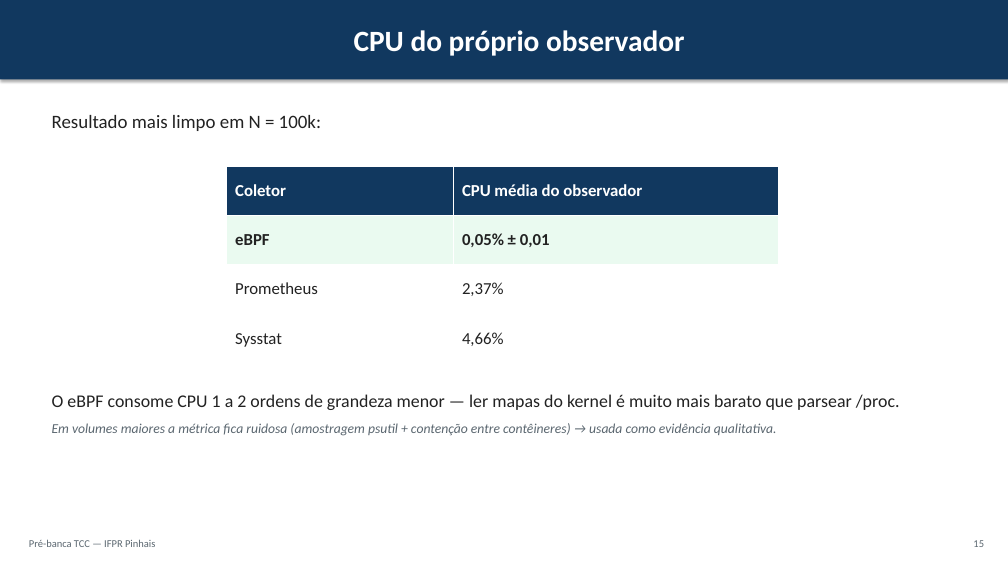
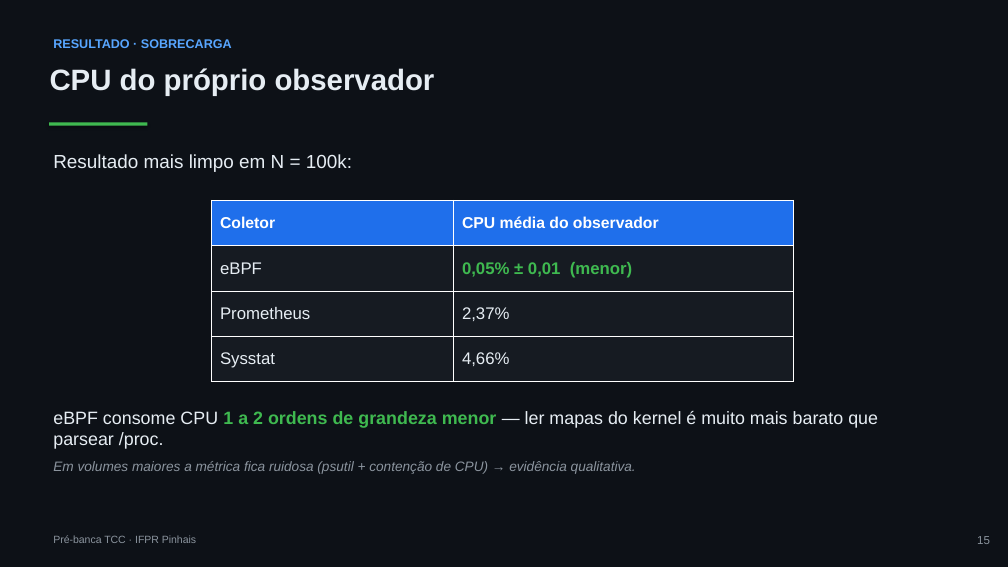
Before and after one commit to joaopedroplinta/vnf-monitoring-benchmark, a slide deck: slide 15 of docs/apresentacao/apresentacao_tcc.pptx. Drawn at 1008x567 pixels with LibreOffice and Linux fonts; fonts in the diff are those of the drawing. Boxes give left, top, right and bottom in pixels: in the first picture for what was removed or moved away, otherwise in the second. Text is boxed around its words. In the diff, an @@ line names an element or a change of style, - is before the commit and + after.

Commit message:
docs: redesenhar slides da pre-banca com tema escuro
Aplica tema escuro tech (fundo grafite, acentos neon verde/azul/laranja)
no gerador PPTX e no HTML reveal.js. Corrige sobreposicoes trocando a
fonte para Arial e ligando auto-ajuste de texto nas caixas. Aperta
fontes e espacamentos no HTML para o conteudo caber sem corte na altura
fixa do slide.

```diff
--- a/docs/apresentacao/apresentacao_tcc.pptx
+++ b/docs/apresentacao/apresentacao_tcc.pptx
@@ background #FFFFFF to #0D1117 @@
@@ text "CPU do próprio observador": place and size @@
-text "CPU do próprio observador" at box(0, 0, 1008, 79)
+text "CPU do próprio observador" at box(50, 68, 435, 96)
@@ text "CPU do próprio observador" at box(50, 68, 435, 96): font Calibri to Arial, text colour #FFFFFF to #E6EDF3; alignment centre to left; more space between paragraphs; vertical alignment middle to top; fill #11385F to none; shadow off @@
@@ text added at box(53, 39, 232, 48), 12 pt, text #58A6FF, bold @@
+RESULTADO · SOBRECARGA
@@ text "Resultado mais limpo em N ...": place and size @@
-text "Resultado mais limpo em N ..." at box(52, 115, 321, 131)
+text "Resultado mais limpo em N ..." at box(53, 154, 352, 172)
@@ text "Resultado mais limpo em N ..." at box(53, 154, 352, 172): font Calibri to Arial, text colour #222222 to #E6EDF3 @@
@@ rectangle added at box(49, 123, 147, 126), fill #3FB950 @@
@@ table at box(212, 200, 794, 382) @@
-row 2, column 2: 0,05% ± 0,01
+row 2, column 2: 0,05% ± 0,01 (menor)
@@ fill #11385F to #1F6FEB in row 1 @@
@@ fill #EAFAF0 to #161B22 in row 2 @@
@@ fill #FFFFFF to #161B22 in 4 cells @@
@@ size 16 to 15 pt in "Coletor", "CPU média do observador" @@
@@ font Calibri to Arial in "Coletor", "CPU média do observador", "eBPF", "Prometheus" and 3 more places @@
@@ text colour #222222 to #E6EDF3 in "eBPF", "Prometheus", "2,37%", "Sysstat" and 1 more places @@
@@ bold off in "eBPF" @@
@@ table: place and size @@
-table at box(227, 166, 779, 363)
+table at box(212, 200, 794, 382)
@@ text at box(53, 411, 878, 474): text changed; size 13 to 17 pt; font Calibri to Arial; text colour #5B6770 to #8B949E; italic off @@
-O eBPF consome CPU 1 a 2 ordens de grandeza menor — ler mapas do kernel é muito mais barato que parsear /proc.
-Em volumes maiores a métrica fica ruidosa (amostragem psutil + contenção entre contêineres) → usada como evidência qualitativa.
+eBPF consome CPU 1 a 2 ordens de grandeza menor — ler mapas do kernel é muito mais barato que parsear /proc.
+Em volumes maiores a métrica fica ruidosa (psutil + contenção de CPU) → evidência qualitativa.
@@ text at box(53, 535, 196, 543): text changed; font Calibri to Arial; text colour #5B6770 to #8B949E @@
-Pré-banca TCC — IFPR Pinhais
+Pré-banca TCC · IFPR Pinhais
@@ text "15" at box(977, 536, 990, 544): size 10 to 11 pt, font Calibri to Arial, text colour #5B6770 to #8B949E @@
```
Also in this commit, not shown: 18 other slides changed, 2 other files.
